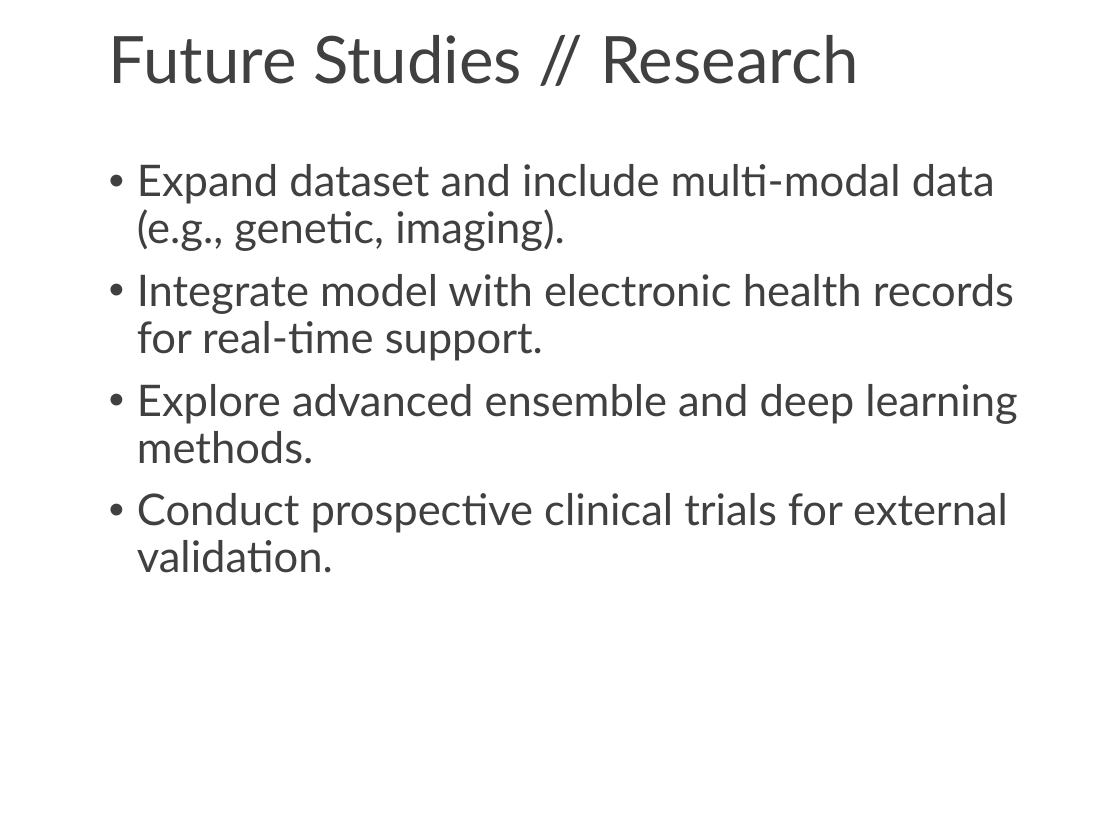
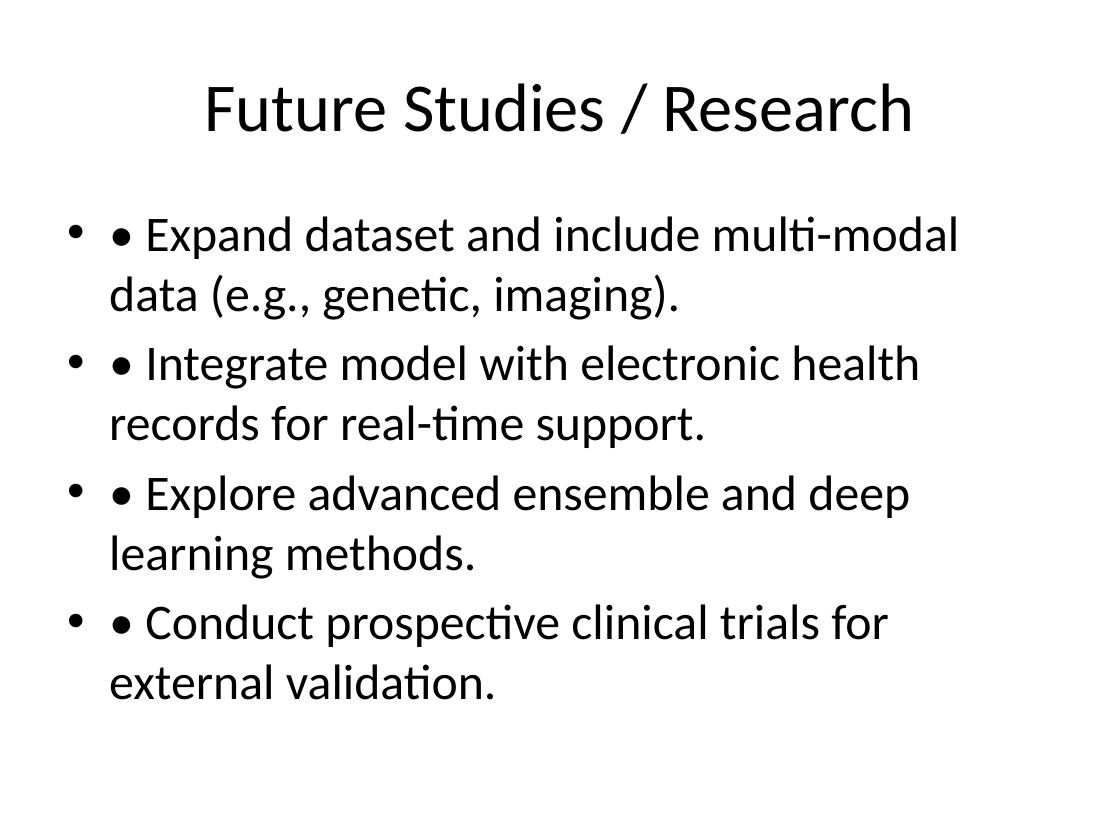
Before and after one commit to josh-dcosta/pjas-thyroid, a slide deck: slide 12 of presentation/Thyroid_Cancer_Recurrence_Presentation.pptx (slide 19 before the commit). Drawn at 1120x840 pixels with LibreOffice and Linux fonts; fonts in the diff are those of the drawing. Boxes give left, top, right and bottom in pixels: in the first picture for what was removed or moved away, otherwise in the second. Text is boxed around its words. In the diff, an @@ line names an element or a change of style, - is before the commit and + after.

```diff
--- a/presentation/Thyroid_Cancer_Recurrence_Presentation.pptx
+++ b/presentation/Thyroid_Cancer_Recurrence_Presentation.pptx
@@ title "Future Studies / Research" at (204,83,914,132): vertical alignment top to middle @@
@@ title at (204,83,914,132): text changed; size 42 to 44 pt; font Lato to Calibri; text colour #404040 to #000000 @@
-Future Studies // Research
+Future Studies / Research
@@ text at (109,216,960,700): text changed; size 28 to 32 pt; font Lato to Calibri; text colour #404040 to #000000 @@
-• Expand dataset and include multi-modal data (e.g., genetic, imaging).
-• Integrate model with electronic health records for real-time support.
-• Explore advanced ensemble and deep learning methods.
-• Conduct prospective clinical trials for external validation.
+• • Expand dataset and include multi-modal data (e.g., genetic, imaging).
+• • Integrate model with electronic health records for real-time support.
+• • Explore advanced ensemble and deep learning methods.
+• • Conduct prospective clinical trials for external validation.
```
Also in this commit, not shown: 10 other slides changed, 2 slides added, 10 slides removed, 24 other files.
